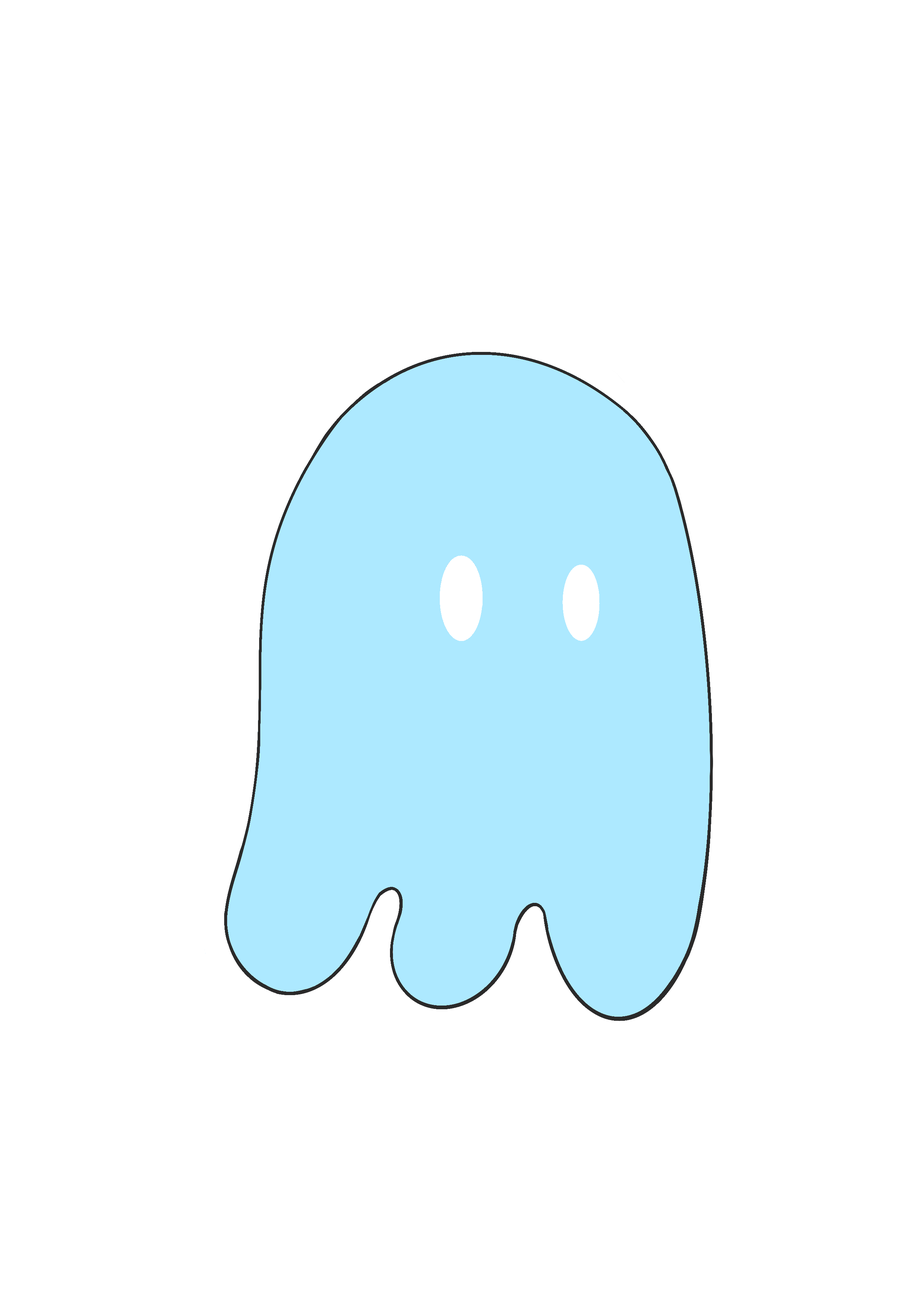
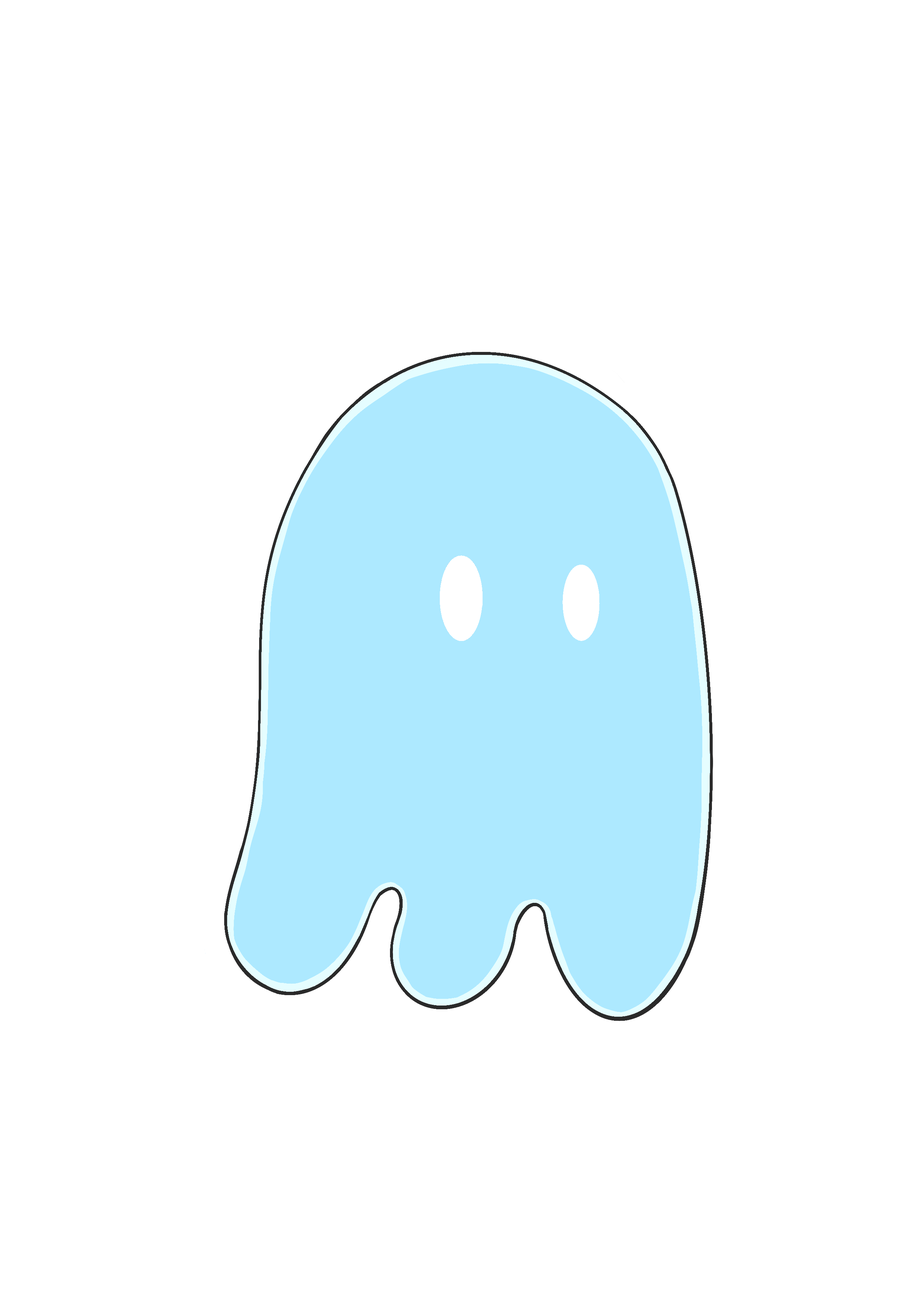
Two versions of the same layered image (922 × 1305). Layer-by-layer changes:
painted on "Ghost_Body" over <box>227,354,711,1017</box>
